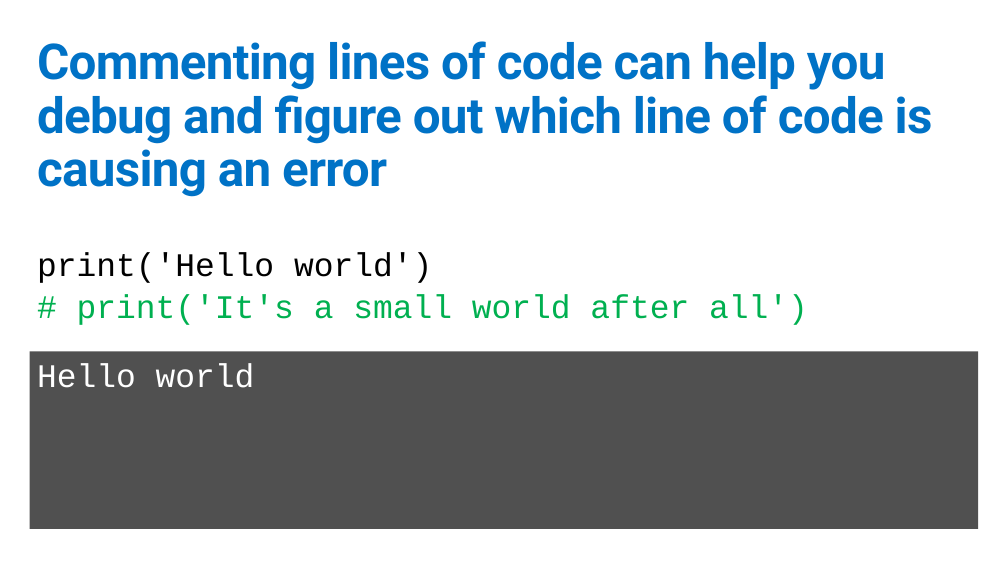
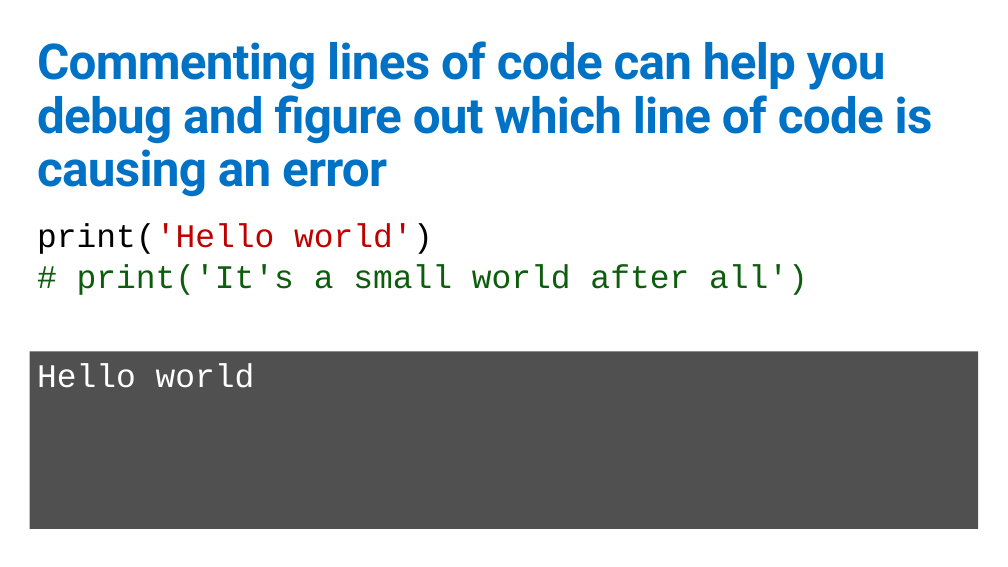
Before and after one commit to GeekTrainer/python-getting-started, a slide deck: slide 6 of Slides/Comments.pptx. Drawn at 1008x567 pixels with LibreOffice and Linux fonts; fonts in the diff are those of the drawing. Boxes give left, top, right and bottom in pixels: in the first picture for what was removed or moved away, otherwise in the second. Text is boxed around its words. In the diff, an @@ line names an element or a change of style, - is before the commit and + after.

```diff
--- a/Slides/Comments.pptx
+++ b/Slides/Comments.pptx
@@ text "print('Hello world')": place and size @@
-text "print('Hello world')" at (37, 252, 808, 325)
+text "print('Hello world')" at (37, 223, 808, 295)
@@ text "print('Hello world')" at (37, 223, 808, 295): text colour #000000 to #C00000 in "print('Hello world')"; text colour #00B050 to #0C5D0C in "# print('It's a small world after all')" @@
```
Also in this commit, not shown: 4 other slides changed.
